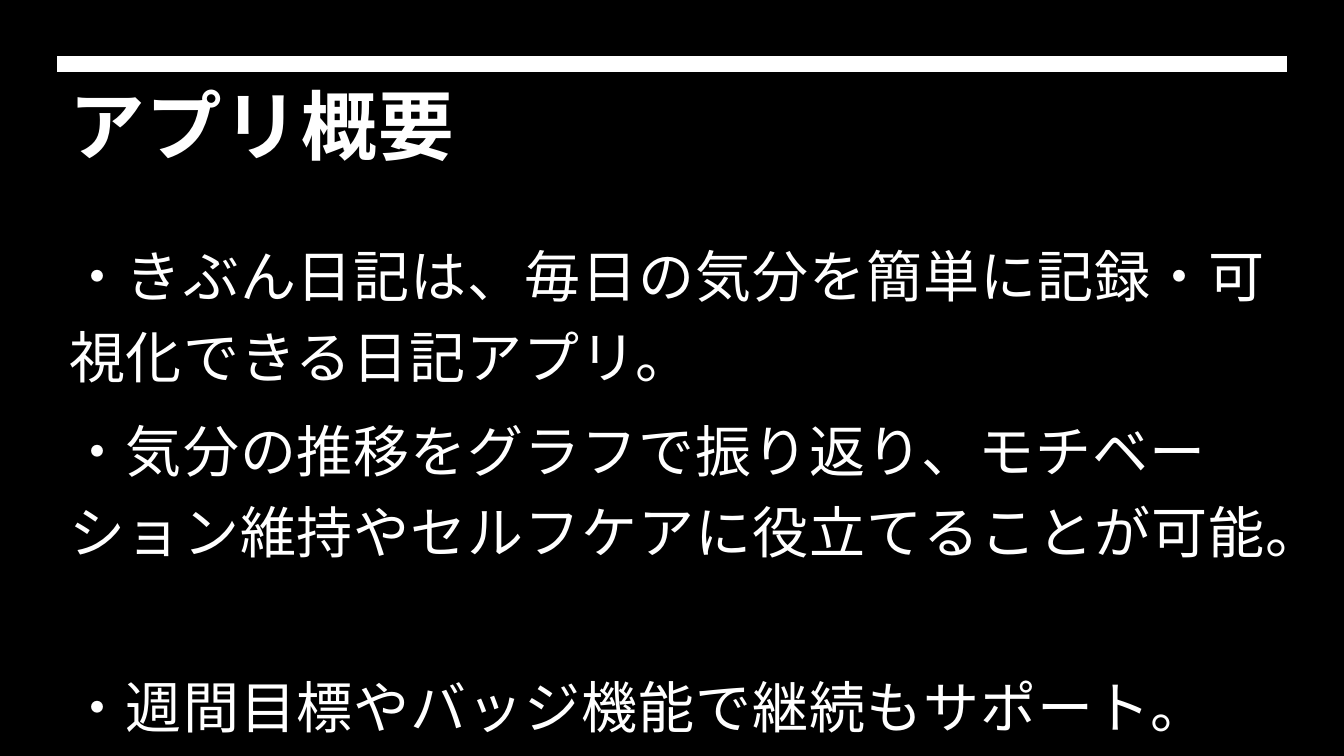
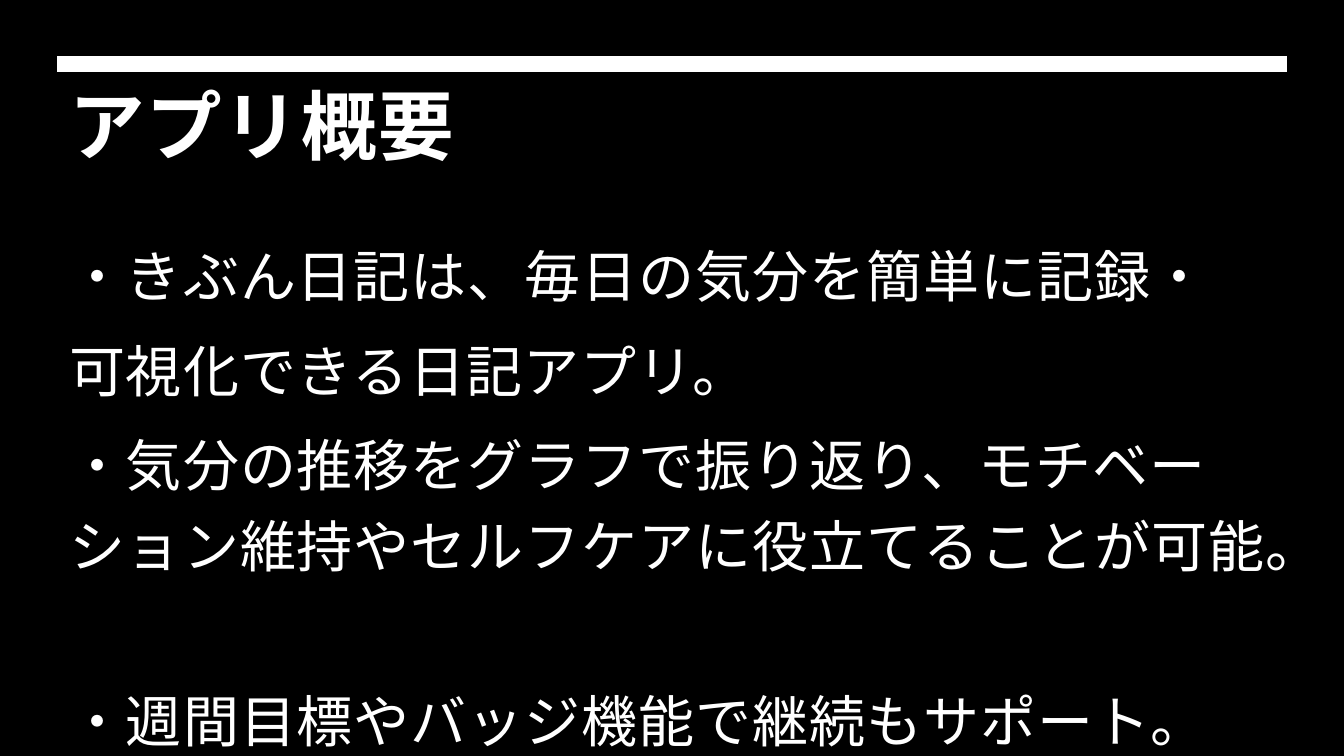
Before and after one commit to Haru62129/flutterapp, a slide deck: slide 2 of Flutter.pptx. Drawn at 1344x756 pixels with LibreOffice and Linux fonts; fonts in the diff are those of the drawing; background and template pictures are left out. Boxes give left, top, right and bottom in pixels: in the first picture for what was removed or moved away, otherwise in the second. Text is boxed around its words. In the diff, an @@ line names an element or a change of style, - is before the commit and + after.

```diff
--- a/Flutter.pptx
+++ b/Flutter.pptx
@@ text at box(69, 249, 1208, 397): text changed @@
-・きぶん日記は、毎日の気分を簡単に記録・可視化できる日記アプリ。
+・きぶん日記は、毎日の気分を簡単に記録・
+可視化できる日記アプリ。
```
Also in this commit, not shown: 4 other slides changed, 1 slide added, 1 slide removed.
